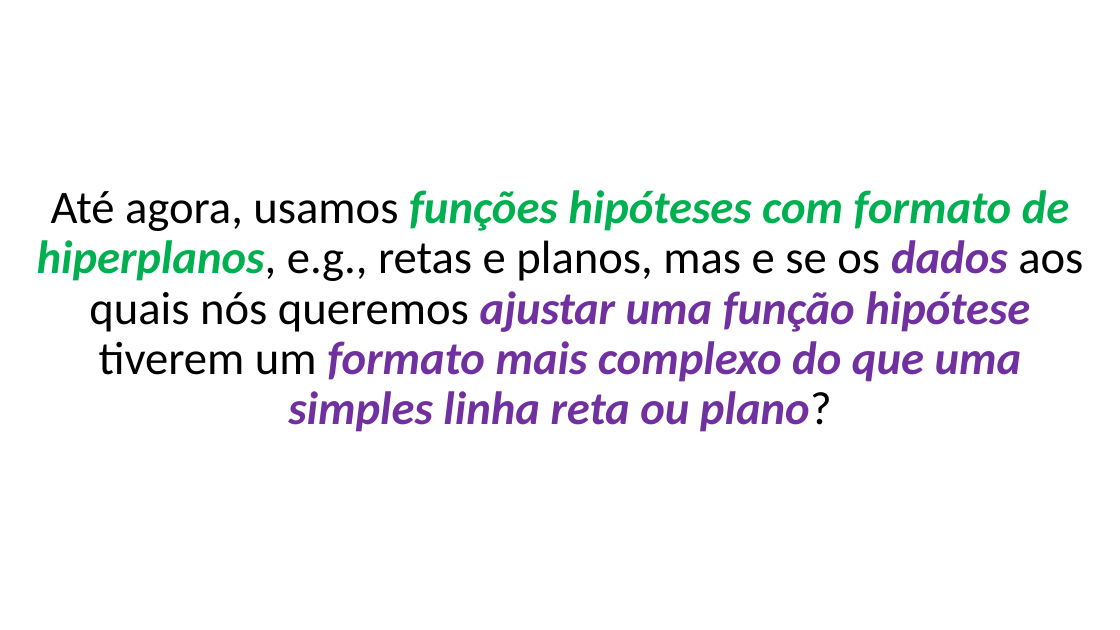
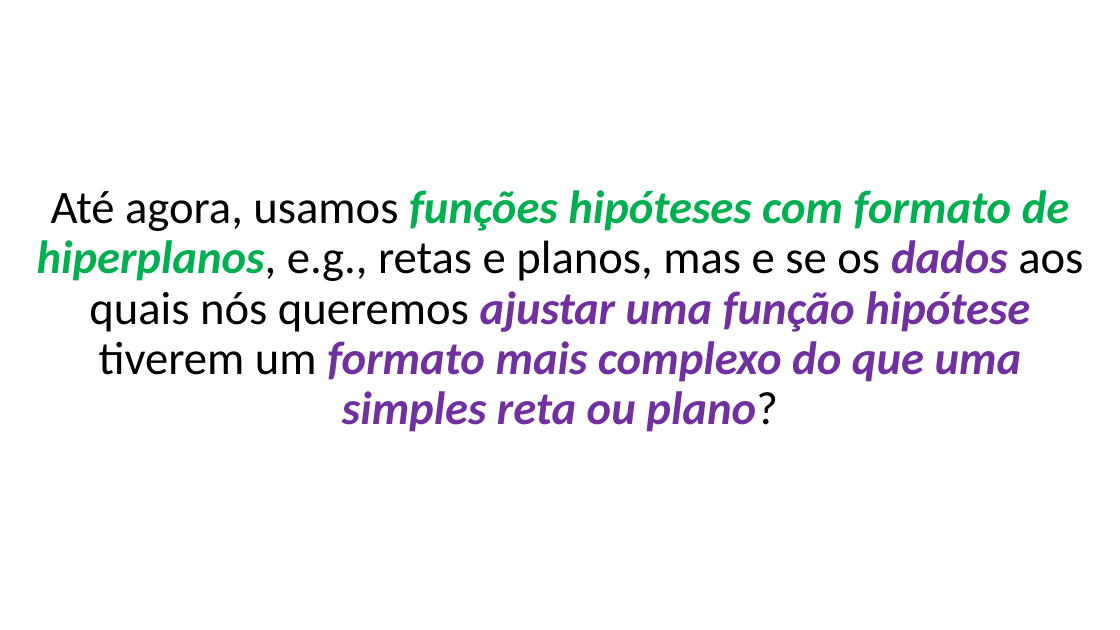
Before and after one commit to zz4fap/t319_aprendizado_de_maquina, a slide deck: slide 12 of slides/T319_Regressão_Linear (Parte IV).pptx. Drawn at 1120x630 pixels with LibreOffice and Linux fonts; fonts in the diff are those of the drawing. Boxes give left, top, right and bottom in pixels: in the first picture for what was removed or moved away, otherwise in the second. Text is boxed around its words. In the diff, an @@ line names an element or a change of style, - is before the commit and + after.

```diff
--- a/slides/T319_Regressão_Linear (Parte IV).pptx
+++ b/slides/T319_Regressão_Linear (Parte IV).pptx
@@ text at (x1=37, y1=190, x2=1083, y2=432): text changed @@
-Até agora, usamos funções hipóteses com formato de hiperplanos, e.g., retas e planos, mas e se os dados aos quais nós queremos ajustar uma função hipótese tiverem um formato mais complexo do que uma simples linha reta ou plano?
+Até agora, usamos funções hipóteses com formato de hiperplanos, e.g., retas e planos, mas e se os dados aos quais nós queremos ajustar uma função hipótese tiverem um formato mais complexo do que uma simples reta ou plano?
```
Also in this commit, not shown: 8 other slides changed, 1 other file.
